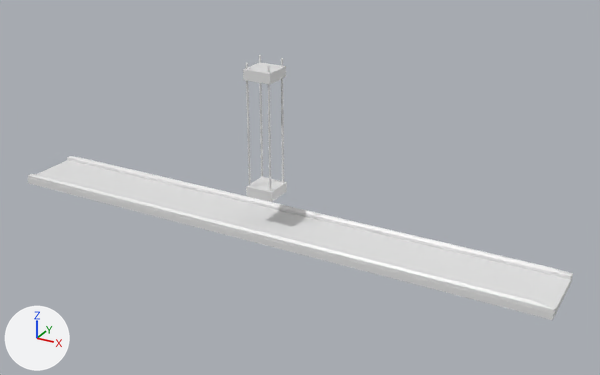
The Blender file cinta.blend, before and after one commit.
One viewpoint serves both versions: a 50 mm camera at (27.0, -44.5, 25.5) aimed at (2.5, 0.1, 3.2). The axes (+X, +Y, +Z) are drawn at lower left. The lights are the same throughout.
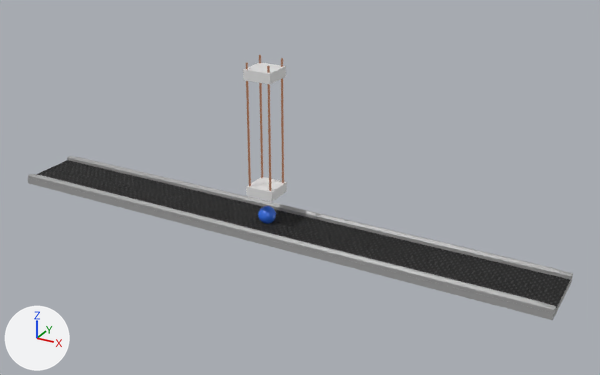
Boxes (x1, y1, x2, y2) around the edits, measured in the pictures (600 x 375 px):
'Bola', added
    after: (258, 206, 276, 224)
part 1 of me_cube, recoloured (white to grey)
    both: (28, 156, 573, 320)
part 2 of me_cube, recoloured (white to black)
    both: (37, 160, 570, 308)

What changed in the scene script:
```text
Add mat_borde:
    mat_borde = principled_material('Borde')
    mat_borde.base_color = (0.359, 0.359, 0.359)  # grey #a2a2a2
    mat_borde.roughness = 0.4
Add mat_cinta:
    mat_cinta = bpy.data.materials.new('Cinta')
    # nodes: BsdfPrincipled, Bump, Mapping, OutputMaterial, TexBrick, UVMap
    # colours: black #111111, grey #707070, black #424242, dark grey #4d4d4d, black #1c1c1c
Add mat_bola:
    mat_bola = principled_material('Bola')
    mat_bola.base_color = (0.0292, 0.158, 0.8)  # blue #306fe7
    mat_bola.roughness = 0.345
    mat_bola.coat_weight = 0.125
    mat_bola.coat_roughness = 0.748
Change me_cube:
    where me_cube.from_pydata(...)  # 24 vertices, 22 faces; spans x -1.0..1.0, y 0.0..1.0, z -1.0..2.78
    used by ob_cube; location = (0.0, 0.0, 0.0); scale = (-20.2, 2.44, 0.206)
    me_cube part 1: 13 of the faces centred in x 0.0..1.0, y 0.0..1.0, z 0.0..2.78 switch from mat_material (white #e7e7e7) to mat_borde (grey #a1a1a1)
    me_cube part 2: all 2 faces centred in x 0.0, y 0.4, z -1.0..1.0 switch from mat_material (white #e7e7e7) to mat_cinta
Add me_sphere:
    me_sphere.from_pydata(...)  # a UV sphere (32 segments, 16 rings, poles along z) spanning x -1.0..1.0, y -1.0..1.0, z -1.0..1.0
    me_sphere.polygons.foreach_set('use_smooth', [True] * 512)
    me_sphere.materials.append(mat_bola)  # blue #306fe7
Add ob_bola:
    ob_bola = bpy.data.objects.new('Bola', me_sphere)
    ob_bola.location = (0.0, 0.0, 0.72)
    ob_bola.scale = (0.62, 0.62, 0.62)
```
